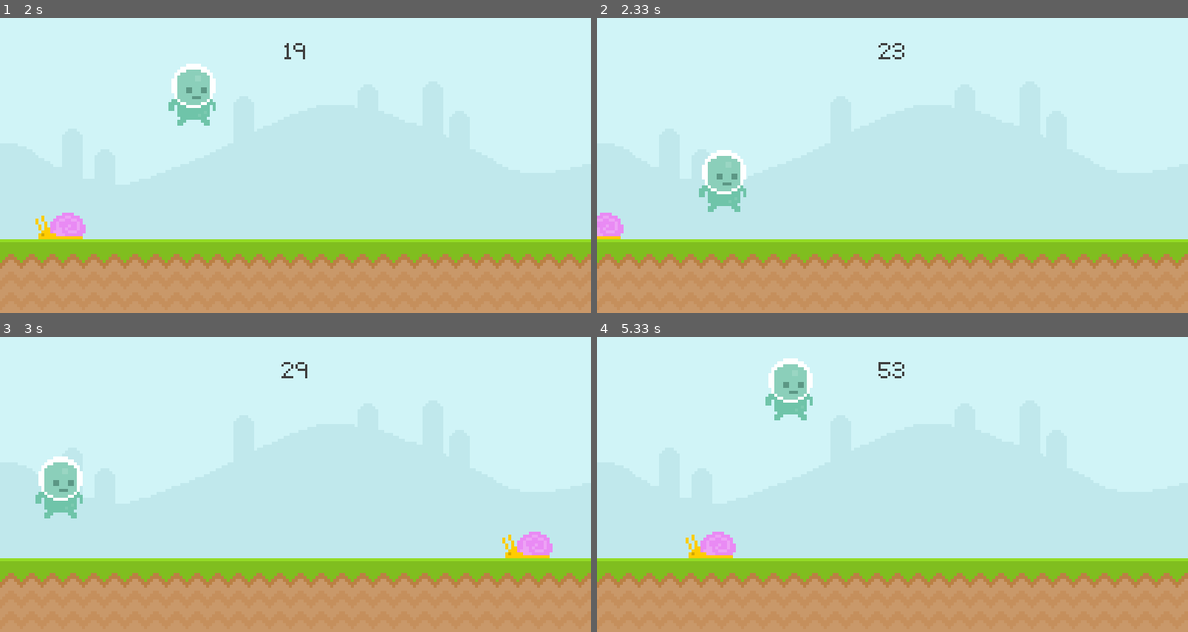
Above: before the commit, frames 1-4 (two rows, left to right).
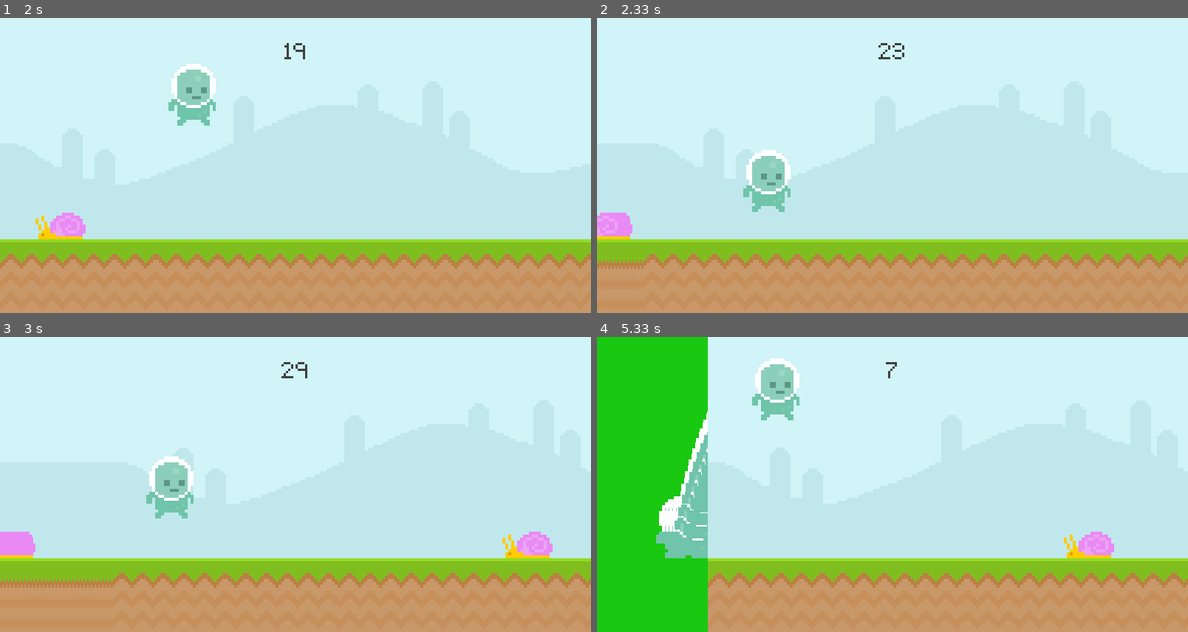
Above: after the commit, the same moments.

Repository: v343990/pyGame-Runner
Game: pygame game, started from Runner.py
Same seed, same stepped clock (60 frames per second), same inputs: the game is played once before the commit and once after it.
Inputs (mouse positions are in pixels of both pictures, inside the frame that each line leads up to):
- Up to frame 1 (2 s): hold Right 0.33-0.8 s; hold Up 0.83-1.13 s; tap Space at 0.9, 1.23, 1.53, 1.73 s; hold Right 1.17-1.63 s; hold Left from 1.67 s (still down)
- Up to frame 2 (2.33 s): tap Space at 2.03, 2.3 s; release Left at 2.2 s; hold Left from 2.23 s (still down)
- Up to frame 3 (3 s): tap Space at 2.6, 2.73 s; release Left at 2.63 s; hold Up from 2.67 s (still down)
- Up to frame 4 (5.33 s): release Up at 3.03 s; hold Right 3.07-3.7 s; tap Space at 3.13, 3.43, 3.8, 4.1, 4.97, 5.27 s; hold Left 3.73-4.2 s; click (981, 381) at 4.28 s; click (892, 449) at 4.62 s, where only the run after the commit has a clickable "Play Again?"; hold Right from 4.9 s (still down)

Frame 1 is identical in both runs. In frame 2, 4.4% of the frame differs, in the area x 0-100%, y 44-85%; in frame 3, 6.0%; in frame 4, 24%, in the area x 0-100%, y 0-100%.

Commit message:
Started Scrolling Background
Very glitchy

Diff:
--- a/Runner.py
+++ b/Runner.py
@@ -25,13 +25,26 @@
 sky_surface = pygame.image.load('graphics/Sky.png').convert()
 ground_surface = pygame.image.load('graphics/ground.png').convert()
 
+#  Background positions
+sky_x_pos = 0
+sky_x_pos1 = screen_width
+ground_x_pos = 0
+ground_x_pos1 = screen_width
+scroll_speed = 5
+
+left_boundary = 200
+right_boundary = screen_width - 200
+
 # score_surf = test_font.render('My Game',False,(64,64,64))
 # score_rect = score_surf.get_rect(center  = (400,50)) # create rectangle for score
 
+# player stuff
 player_surf = pygame.image.load('graphics/Player/player_walk_1.png').convert_alpha()
 player_rect = player_surf.get_rect(midbottom=(80,300)) # ground is at 300
 player_gravity = 0
 player_speed = 5
+
+
 
 snail_surface = pygame.image.load('graphics/snail/snail1.png').convert_alpha()
 snail_rect = snail_surface.get_rect(bottomright = (600,300))
@@ -53,6 +66,25 @@
     if gamelive:
 
 
+        # Player Movement with scrolling background
+        keys = pygame.key.get_pressed()
+        if keys[pygame.K_RIGHT]:
+            if player_rect.right < right_boundary: # If not within boundary then
+                player_rect.x += player_speed      # player will move to the boundary
+            else:
+                sky_x_pos -= player_speed
+                sky_x_pos1 -= player_speed        # If in boundary sky and ground
+                ground_x_pos -= player_speed      # Sky and ground will move instead
+                ground_x_pos1 -= player_speed
+        if keys[pygame.K_LEFT]:
+            if player_rect.left > left_boundary:
+                player_rect.x -= player_speed
+            else:
+                sky_x_pos += player_speed
+                sky_x_pos1 += player_speed
+                ground_x_pos += player_speed
+                ground_x_pos1 +- player_speed
+
         keys = pygame.key.get_pressed()
         if keys[pygame.K_SPACE] and player_rect.bottom >= 300:
             player_gravity = -20
@@ -61,14 +93,11 @@
         if keys[pygame.K_UP] and player_rect.bottom >= 300:
             player_gravity = -20
 
-        if keys[pygame.K_LEFT]:
-            player_rect.x -= player_speed
+        screen.blit(sky_surface,(sky_x_pos, 0)) # add one surface to another
+        screen.blit(sky_surface, (sky_x_pos1, 0))
+        screen.blit(ground_surface,(ground_x_pos, 300)) # add the ground
+        screen.blit(ground_surface,(ground_x_pos1, 300))
 
-        elif keys[pygame.K_RIGHT]:
-            player_rect.x += player_speed
-
-        screen.blit(sky_surface,(0,0)) # add one surface to annother
-        screen.blit(ground_surface,(0,300)) # add the ground
         # pygame.draw.rect(screen,"#c0e8ec",score_rect,0,5) # pink rectangle
         # pygame.draw.line(screen,"Gold",(0,0),pygame.mouse.get_pos(),10)
         # screen.blit(score_surf,score_rect) # add the text
@@ -84,10 +113,10 @@
         if player_rect.bottom >= 300:
             player_rect.bottom = 300
         screen.blit(player_surf,player_rect) # apply rectangle to the screen
-        if player_rect.right < 0:
+        '''if player_rect.right < 0:
             player_rect.left = screen_width
         if player_rect.left > screen_width:
-            player_rect.right = 0
+            player_rect.right = 0 '''
 
         if snail_rect.colliderect(player_rect):
             gamelive = False
